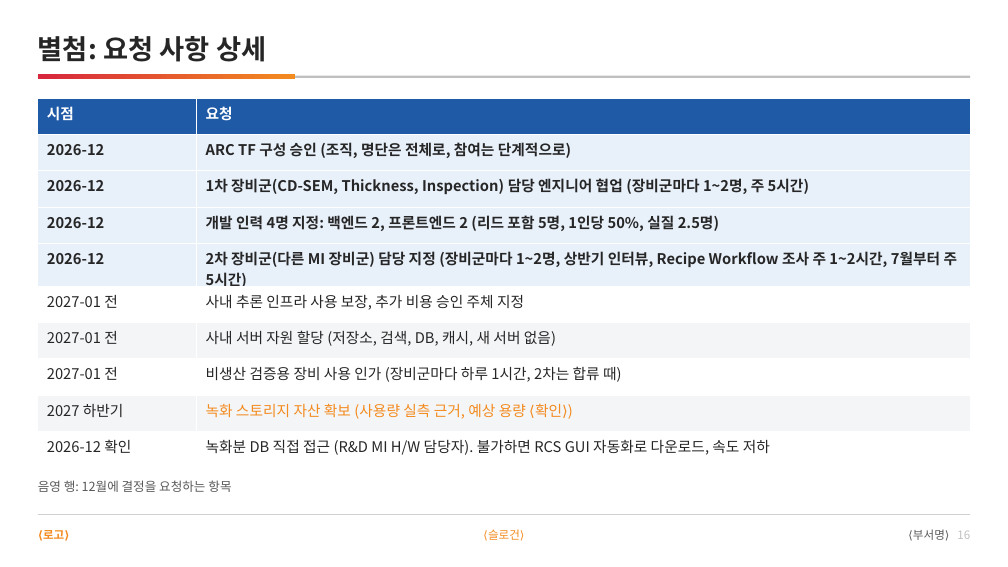
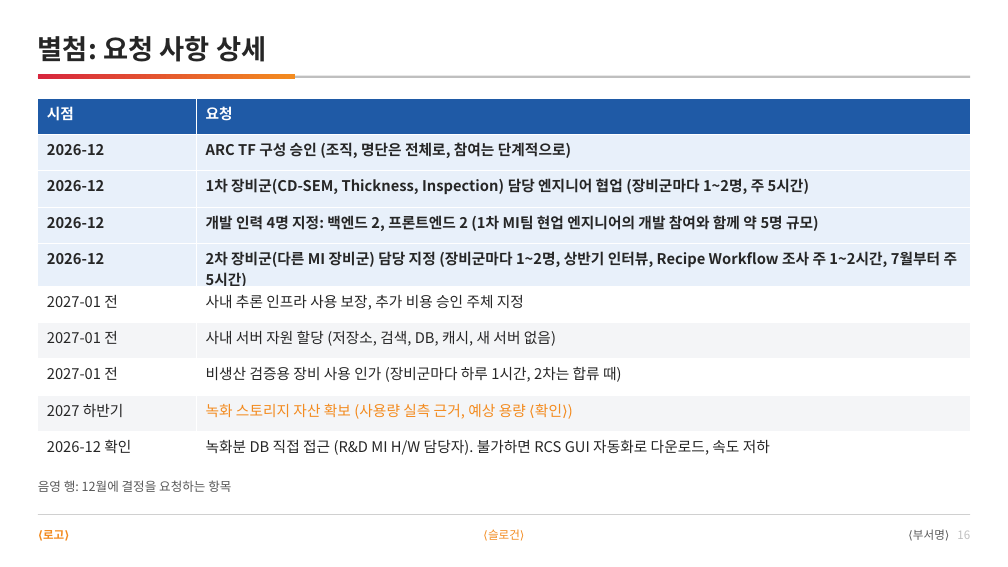
Before and after one commit to DarrenKoi/pm_notes, a slide deck: slide 16 of my-task/arc-tf/deliverables/arc-tf-proposal.pptx. Drawn at 1008x567 pixels with LibreOffice and Linux fonts; fonts in the diff are those of the drawing. Boxes give left, top, right and bottom in pixels: in the first picture for what was removed or moved away, otherwise in the second. Text is boxed around its words. In the diff, an @@ line names an element or a change of style, - is before the commit and + after.

```diff
--- a/my-task/arc-tf/deliverables/arc-tf-proposal.pptx
+++ b/my-task/arc-tf/deliverables/arc-tf-proposal.pptx
@@ table at bbox=[38, 98, 970, 461] @@
-row 4, column 2: 개발 인력 4명 지정: 백엔드 2, 프론트엔드 2 (리드 포함 5명, 1인당 50%, 실질 2.5명)
+row 4, column 2: 개발 인력 4명 지정: 백엔드 2, 프론트엔드 2 (1차 MI팀 현업 엔지니어의 개발 참여와 함께 약 5명 규모)
```
Also in this commit, not shown: 3 other slides changed, 15 other files.
